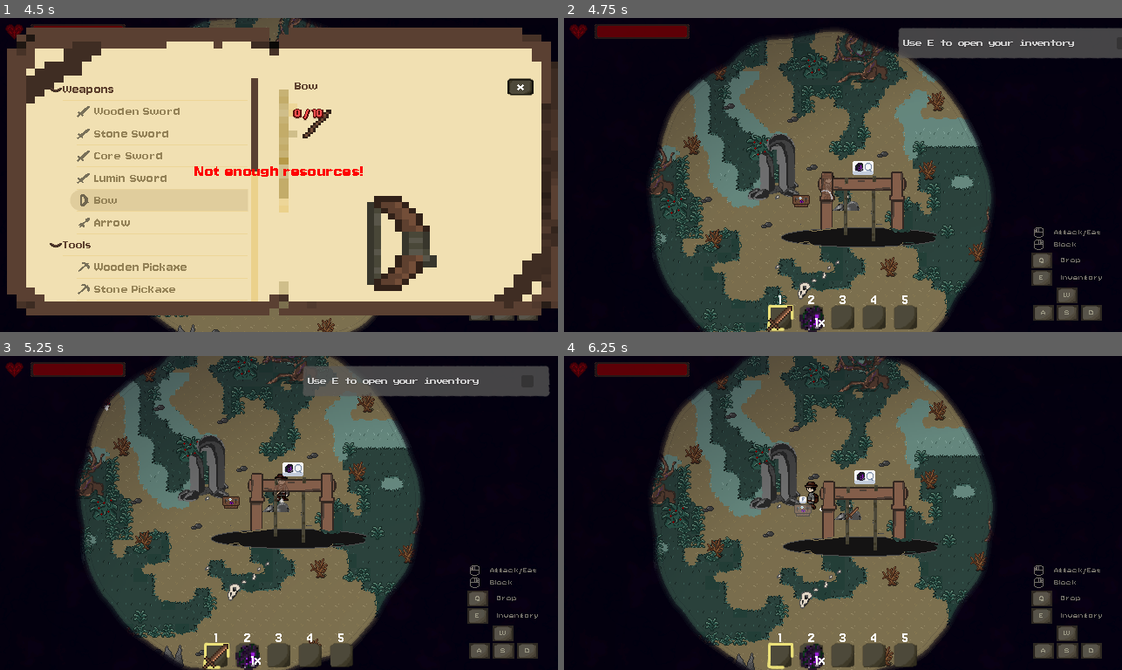
Above: before the commit, frames 1-4 (two rows, left to right).
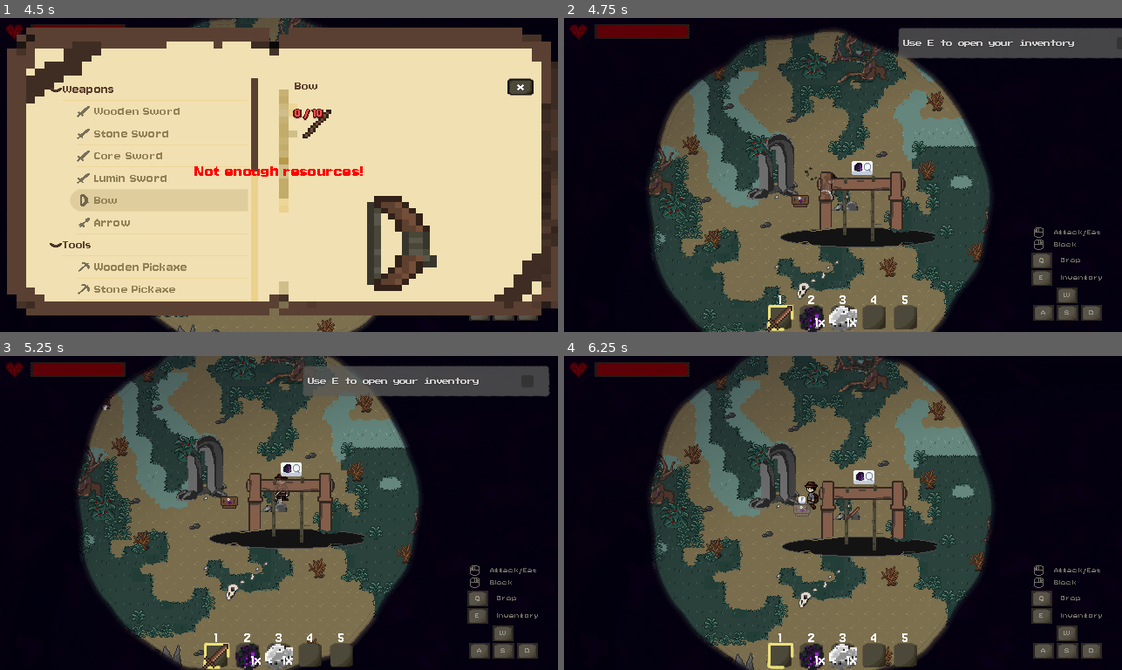
Above: after the commit, the same moments.

Repository: TimoRoggel/EverDark
Game: Godot game, scene res://UI/Main menu/main_menu.tscn
Two runs of this game, one before a commit and one after it. Both use one fixed random seed, a clock stepped at 60 frames per second and the inputs below. The engine's default icon, where the game draws it, is replaced by a stand-in: a white triangle on a blue panel in a dark square. Sound files missing from this copy of the repository are replaced by a short silence.
Inputs (mouse positions are in pixels of both pictures, inside the frame that each line leads up to):
- Up to frame 1 (4.5 s): click "Start a new game" at 0.5 s; click "Start a new game" at 1.25 s; click "OK" at 2 s; tap Enter (ui_accept) at 2.75, 3.02, 3.5, 4.25 s; move the mouse to (401, 159) at 2.77 s; hold D (right) 2.78-3.5 s; hold F (interact) 2.78-3.5 s; click (401, 159) at 2.92 s; drag from (167, 190) to (306, 209) at 3.52 s; move the mouse to (334, 105) at 4.27 s; hold D (right) from 4.28 s (still down); hold Right mouse button (block) from 4.28 s (still down)
- Up to frame 2 (4.75 s): keep holding D (right); keep holding Right mouse button (block); tap F (interact) at 4.55 s
- Up to frame 3 (5.25 s): release D (right) at 5 s; release Right mouse button (block) at 5 s; drag from (251, 575) to (340, 519) at 5.02 s
- Up to frame 4 (6.25 s): move the mouse to (1010, 560) at 5.77 s; hold A (left) from 5.78 s (still down); hold Q (drop_item) from 5.78 s (still down); tap Enter (ui_accept) at 6.02 s; tap F (interact) at 6.05 s

Frame 1 is identical in both runs. In frame 2, 6.7% of the frame differs, in the area x 14-77%, y 4-100%; in frame 3, 8.2%, in the area x 13-76%, y 0-100%; in frame 4, 6.7%.

Commit message:
fixed a softlock in crafting ui

Diff:
--- a/Crafting/crafting.gd
+++ b/Crafting/crafting.gd
@@ -35,9 +35,9 @@
 		if hotbar and not crafting_ui.visible:
 			hotbar.visible = true
 
-func _process(_delta: float) -> void:
+func _input(event: InputEvent) -> void:
 	if crafting_ui.visible && can_toggle:
-		if Input.is_action_just_pressed("ui_cancel") or Input.is_action_just_pressed("interact") or Input.is_action_just_pressed("ui_menu"):
+		if event.is_action_pressed("ui_cancel") or event.is_action_pressed("interact") or event.is_action_pressed("ui_menu"):
 			close()
 
 func _on_pickup() -> void:
